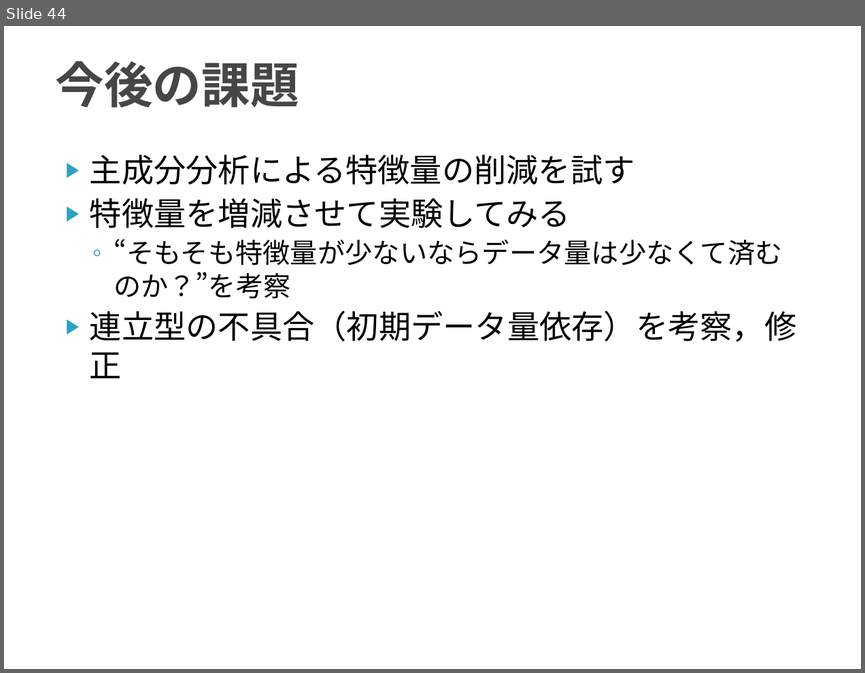
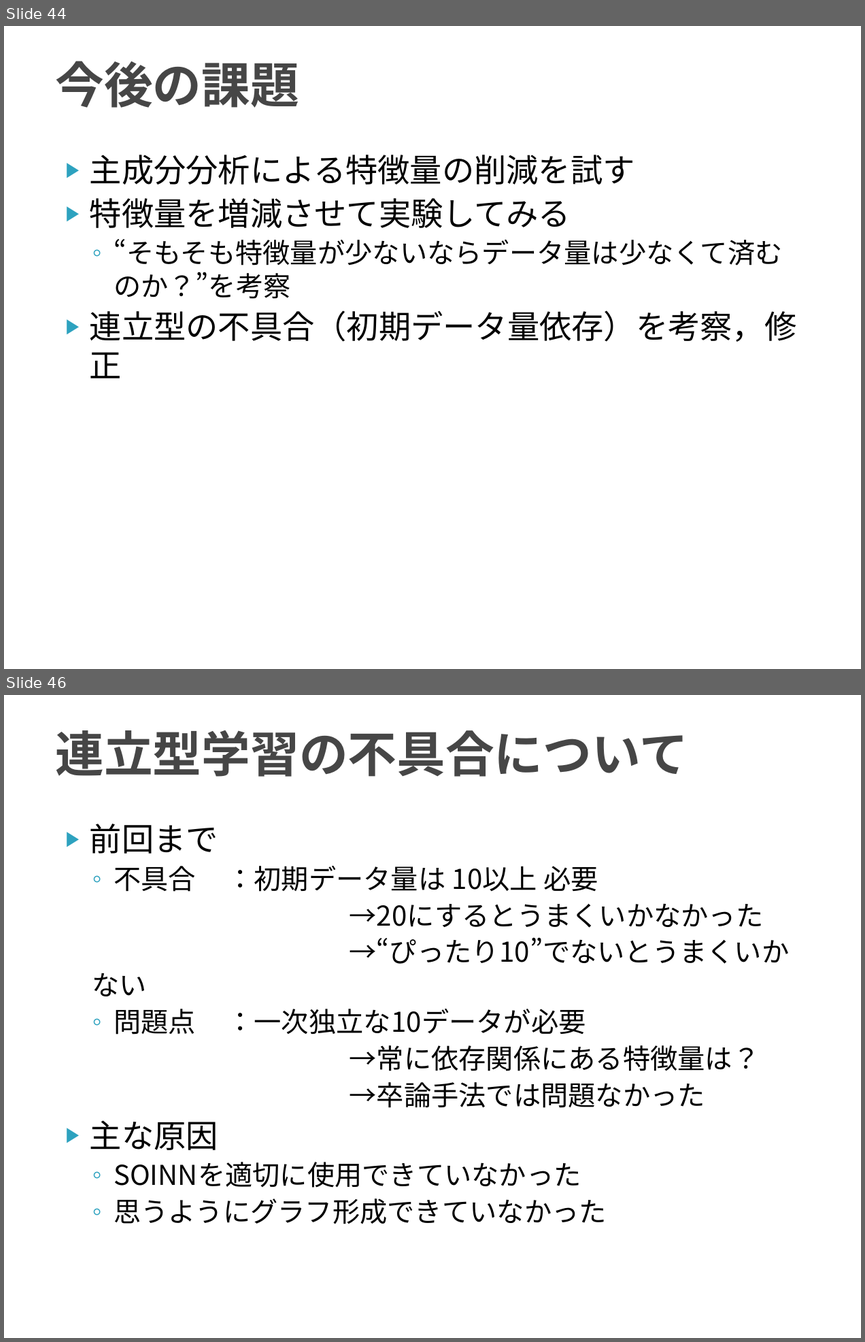
Before and after one commit to TetsuyaKomota/GitforEclipseTest, a slide deck: IntentionLearning_v2/slide/discussion2016.pptx. Shown one above the other, each under a label of ours: slide 44 before the commit, slides 44 and 46 after it; the slides between them are not shown. The pictures are 865x673 and 865x1342 pixels, drawn with LibreOffice and Linux fonts; fonts in the diff are those of the drawing. Boxes give left, top, right and bottom in pixels: in the first picture for what was removed or moved away, otherwise in the second. Text is boxed around its words. In the diff, an @@ line names an element or a change of style, - is before the commit and + after.

```diff
--- a/IntentionLearning_v2/slide/discussion2016.pptx
+++ b/IntentionLearning_v2/slide/discussion2016.pptx
@@ slide 46 added at [4, 695, 861, 1338], background #FFFFFF @@
@@ title added at [55, 730, 687, 777], 41 pt, text #464646, bold @@
+連立型学習の不具合について
@@ text added at [90, 824, 789, 1224], 23 pt, text #000000 @@
+▶ 前回まで
+  ◦ 不具合 ：初期データ量は 10以上 必要
+  →20にするとうまくいかなかった
+  →“ぴったり10”でないとうまくいかない
+  ◦ 問題点 ：一次独立な10データが必要
+  →常に依存関係にある特徴量は？
+  →卒論手法では問題なかった
+▶ 主な原因
+  ◦ SOINNを適切に使用できていなかった
+  ◦ 思うようにグラフ形成できていなかった
```
Also in this commit, not shown: 12 other slides added, 8 other files.
